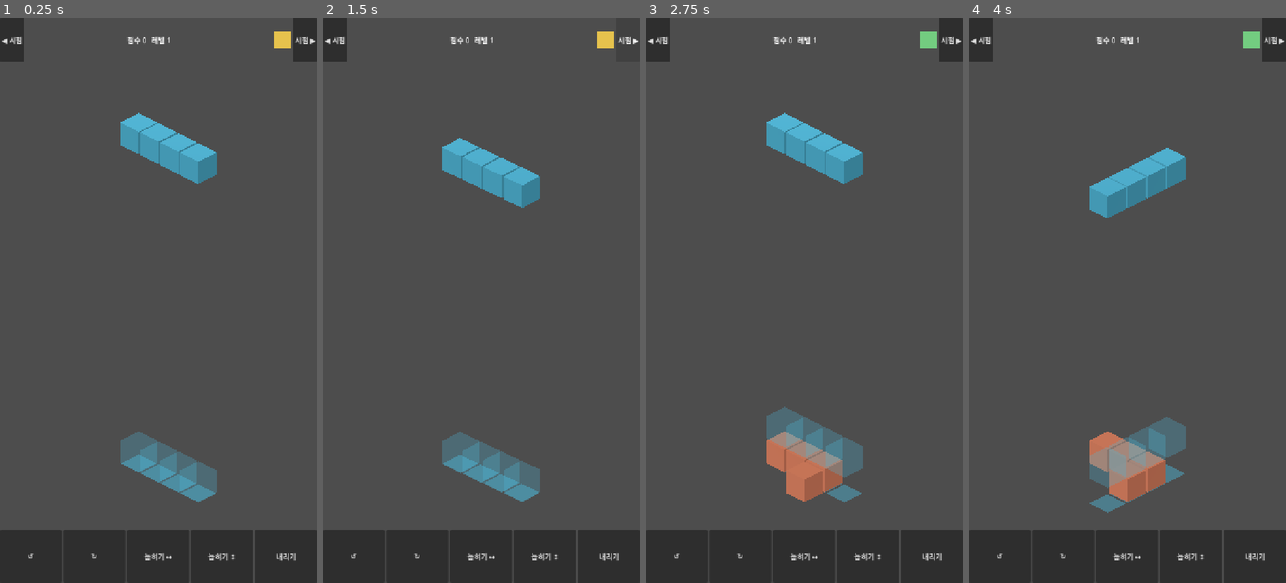
Above: before the commit, frames 1-4 (left to right).
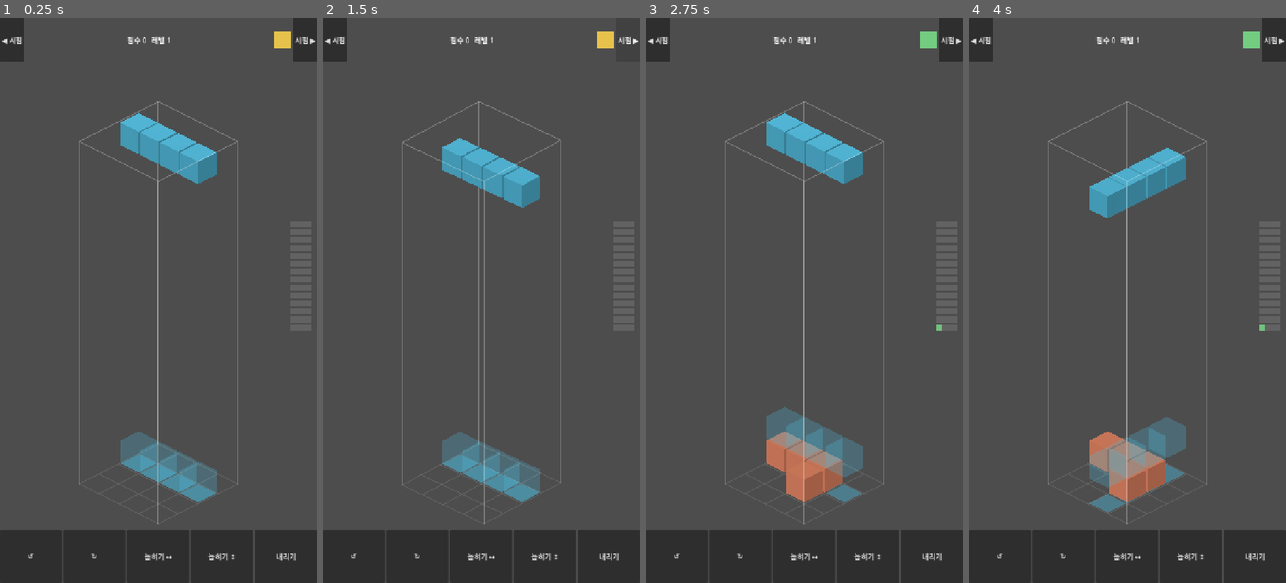
Above: after the commit, the same moments.

Repository: kjw5541a-hash/blockbox
Game: Godot game, scene res://scenes/main.tscn
Two runs of this game, one before a commit and one after it. Both use one fixed random seed, a clock stepped at 60 frames per second and the inputs below.
Inputs (mouse positions are in pixels of both pictures, inside the frame that each line leads up to):
- Up to frame 1 (0.25 s): no input
- Up to frame 2 (1.5 s): click "◀ 시점" at 0.5 s; click "시점 ▶" at 1.25 s
- Up to frame 3 (2.75 s): tap Enter at 2 s; move the mouse to (874, 272) at 2.02 s; hold Right from 2.03 s (still down); tap R at 2.1 s; click (874, 272) at 2.17 s; tap Space at 2.27 s
- Up to frame 4 (4 s): release Right at 2.75 s; click "↺" at 2.75 s; drag from (1064, 328) to (1111, 413) at 3.52 s

The runs differ from the first frame. In frame 1, 0.8% of the frame differs, in the area x 24-76%, y 14-90%; in frame 2, 1.0%; in frame 3, 0.8%; in frame 4, 0.8%.

Commit message:
feat: 층 게이지와 통 격자선 추가
층별 채움 정도를 보여주는 HUD 게이지(LayerGauge)와, 통의 모서리·바닥
4x4 격자를 그리는 와이어프레임(BoxFrame)을 추가해 공간 판단을 돕는다.

Diff:
--- a/scenes/hud.tscn
+++ b/scenes/hud.tscn
@@ -1,6 +1,7 @@
-[gd_scene load_steps=2 format=3]
+[gd_scene load_steps=3 format=3]
 
 [ext_resource type="Script" path="res://scripts/hud.gd" id="1"]
+[ext_resource type="Script" path="res://scripts/layer_gauge.gd" id="2"]
 
 [node name="HUD" type="CanvasLayer"]
 script = ExtResource("1")
@@ -64,6 +65,21 @@
 focus_mode = 0
 text = "내리기"
 
+[node name="LayerGauge" type="VBoxContainer" parent="."]
+anchors_preset = 6
+anchor_left = 1.0
+anchor_top = 0.5
+anchor_right = 1.0
+anchor_bottom = 0.5
+offset_left = -60.0
+offset_top = -180.0
+offset_right = -12.0
+offset_bottom = 180.0
+grow_horizontal = 0
+grow_vertical = 2
+mouse_filter = 2
+script = ExtResource("2")
+
 [node name="GameOver" type="Label" parent="."]
 visible = false
 anchor_left = 0.5
--- a/scenes/main.tscn
+++ b/scenes/main.tscn
@@ -7,6 +7,7 @@
 [ext_resource type="Script" path="res://scripts/camera_rig.gd" id="5"]
 [ext_resource type="Script" path="res://scripts/touch_input.gd" id="6"]
 [ext_resource type="PackedScene" path="res://scenes/hud.tscn" id="7"]
+[ext_resource type="Script" path="res://scripts/box_frame.gd" id="8"]
 
 [node name="Main" type="Node3D"]
 script = ExtResource("1")
@@ -36,3 +37,6 @@
 transform = Transform3D(0.86, -0.35, 0.37, 0, 0.72, 0.69, -0.5, -0.6, 0.63, 0, 20, 0)
 
 [node name="HUD" parent="." instance=ExtResource("7")]
+
+[node name="BoxFrame" type="Node3D" parent="."]
+script = ExtResource("8")
--- /dev/null
+++ b/scripts/box_frame.gd
@@ -0,0 +1,52 @@
+extends Node3D
+
+const LINE_COLOR := Color(1, 1, 1, 0.25)
+const FLOOR_COLOR := Color(1, 1, 1, 0.10)
+
+func _ready() -> void:
+	var mesh := ImmediateMesh.new()
+	var mat := StandardMaterial3D.new()
+	mat.shading_mode = BaseMaterial3D.SHADING_MODE_UNSHADED
+	mat.transparency = BaseMaterial3D.TRANSPARENCY_ALPHA
+	mat.vertex_color_use_as_albedo = true
+
+	var mi := MeshInstance3D.new()
+	mi.mesh = mesh
+	mi.material_override = mat
+	add_child(mi)
+
+	# 셀 중심이 정수 좌표이므로 통의 실제 경계는 -0.5 에서 크기-0.5 이다.
+	var x0 := -0.5
+	var x1 := float(Board.WIDTH) - 0.5
+	var z0 := -0.5
+	var z1 := float(Board.DEPTH) - 0.5
+	var y0 := -0.5
+	var y1 := float(Board.HEIGHT) - 0.5
+
+	mesh.surface_begin(Mesh.PRIMITIVE_LINES)
+
+	# 바닥 격자
+	for i in Board.WIDTH + 1:
+		var x := x0 + float(i)
+		_line(mesh, Vector3(x, y0, z0), Vector3(x, y0, z1), FLOOR_COLOR)
+	for i in Board.DEPTH + 1:
+		var z := z0 + float(i)
+		_line(mesh, Vector3(x0, y0, z), Vector3(x1, y0, z), FLOOR_COLOR)
+
+	# 수직 기둥 4개
+	for c in [Vector2(x0, z0), Vector2(x1, z0), Vector2(x0, z1), Vector2(x1, z1)]:
+		_line(mesh, Vector3(c.x, y0, c.y), Vector3(c.x, y1, c.y), LINE_COLOR)
+
+	# 천장 테두리
+	_line(mesh, Vector3(x0, y1, z0), Vector3(x1, y1, z0), LINE_COLOR)
+	_line(mesh, Vector3(x1, y1, z0), Vector3(x1, y1, z1), LINE_COLOR)
+	_line(mesh, Vector3(x1, y1, z1), Vector3(x0, y1, z1), LINE_COLOR)
+	_line(mesh, Vector3(x0, y1, z1), Vector3(x0, y1, z0), LINE_COLOR)
+
+	mesh.surface_end()
+
+func _line(mesh: ImmediateMesh, a: Vector3, b: Vector3, color: Color) -> void:
+	mesh.surface_set_color(color)
+	mesh.surface_add_vertex(a)
+	mesh.surface_set_color(color)
+	mesh.surface_add_vertex(b)
--- a/scripts/hud.gd
+++ b/scripts/hud.gd
@@ -20,6 +20,7 @@
 	game.game_over.connect(_on_game_over)
 	_refresh_score()
 	_refresh_next()
+	$LayerGauge.setup(game)
 
 # 다음 조각 미리보기. 3D 미니 뷰포트 대신 색 견본 하나로 보여준다.
 # 조각 종류는 색으로 구분되므로 이것으로 충분하다.
--- /dev/null
+++ b/scripts/layer_gauge.gd
@@ -0,0 +1,42 @@
+extends VBoxContainer
+
+const BAR_HEIGHT := 14
+const EMPTY_COLOR := Color(1, 1, 1, 0.12)
+const FILL_COLOR := Color(0.45, 0.80, 0.50, 0.9)
+const NEAR_COLOR := Color(0.95, 0.80, 0.35, 0.95)
+
+var game: Game = null
+
+var _bars: Array[ColorRect] = []
+
+func _ready() -> void:
+	# 위층이 위에 오도록 역순으로 만든다.
+	for _i in Board.HEIGHT:
+		var back := ColorRect.new()
+		back.color = EMPTY_COLOR
+		back.custom_minimum_size = Vector2(48, BAR_HEIGHT)
+		var fill := ColorRect.new()
+		fill.color = FILL_COLOR
+		# back 은 VBoxContainer 가 배치하지만 fill 은 컨테이너의 자식이 아니므로
+		# 크기를 직접 정할 수 있다.
+		fill.position = Vector2.ZERO
+		back.add_child(fill)
+		add_child(back)
+		_bars.append(fill)
+
+func setup(g: Game) -> void:
+	game = g
+	game.piece_locked.connect(refresh)
+	game.layers_cleared.connect(func(_n: int) -> void: refresh())
+	refresh()
+
+func refresh() -> void:
+	if game == null:
+		return
+	for i in Board.HEIGHT:
+		var y := Board.HEIGHT - 1 - i  # 화면 위쪽이 높은 층
+		var n := game.board.layer_fill_count(y)
+		var bar := _bars[i]
+		bar.size = Vector2(48.0 * float(n) / float(Board.LAYER_CELLS), BAR_HEIGHT)
+		# 한 칸만 남았으면 색을 바꿔 알려준다.
+		bar.color = NEAR_COLOR if n >= Board.LAYER_CLEAR_THRESHOLD - 1 else FILL_COLOR
--- /dev/null
+++ b/tests/test_layer_gauge.gd
@@ -0,0 +1,61 @@
+extends SceneTree
+
+# LayerGauge 는 board.layer_fill_count(y) 의 결과를 막대 너비/색으로 바꾼다.
+# 여기서는 그 산술이 맞는지, 그리고 범위 밖 y 로 호출해 assert 를 터뜨리지
+# 않는지를 확인한다 (씬이 뜨는지만 보는 건 부족한 테스트라 별도로 둔다).
+func _initialize() -> void:
+	await _test_bar_width_and_color_track_fill()
+	print("test_layer_gauge: OK")
+	quit()
+
+func _cells_for(n: int) -> Array[Vector3i]:
+	var out: Array[Vector3i] = []
+	var count := 0
+	for z in Board.DEPTH:
+		for x in Board.WIDTH:
+			if count >= n:
+				return out
+			out.append(Vector3i(x, 0, z))
+			count += 1
+	return out
+
+func _test_bar_width_and_color_track_fill() -> void:
+	var game := Game.new()
+	root.add_child(game)
+	game.start(11)
+
+	# class_name 이 없는 스크립트이므로 정적 타입을 주면 정적 분석이 VBoxContainer
+	# 기준으로 멤버를 찾다 실패한다. 타입 없이 받아 런타임에 동적으로 접근한다.
+	var gauge = load("res://scripts/layer_gauge.gd").new()
+	root.add_child(gauge)
+	# _ready() 는 트리에 들어간 뒤 다음 프레임에 불린다 — _bars 가 채워질 때까지 기다린다.
+	await process_frame
+
+	# 0층을 LAYER_CLEAR_THRESHOLD - 1 칸만 채운다: 아직 꽉 찬 게 아니다.
+	var near_full: Array[Vector3i] = _cells_for(Board.LAYER_CLEAR_THRESHOLD - 1)
+	game.board.lock(near_full, 1)
+	gauge.setup(game)  # setup 이 refresh 를 한 번 부른다
+
+	var bar_index := Board.HEIGHT - 1  # y=0 은 역순 배치라 배열 맨 끝
+	var bar: ColorRect = gauge._bars[bar_index]
+	var full_width := 48.0
+	var expect_near := full_width * float(Board.LAYER_CLEAR_THRESHOLD - 1) / float(Board.LAYER_CELLS)
+	assert(is_equal_approx(bar.size.x, expect_near),
+		"막대 너비가 채움 비율과 어긋난다: %f, 기대 %f" % [bar.size.x, expect_near])
+	assert(bar.size.x < full_width - 0.01, "LAYER_CLEAR_THRESHOLD-1 칸이면 아직 꽉 찬 게 아니다")
+	assert(bar.color == gauge.NEAR_COLOR, "한 칸 남으면 경고색이어야 한다")
+
+	# 마지막 한 칸을 채워 완전히 꽉 채운다.
+	game.board.lock([Vector3i(3, 0, 3)] as Array[Vector3i], 1)
+	gauge.refresh()
+	assert(is_equal_approx(bar.size.x, full_width),
+		"꽉 찬 층은 막대가 끝까지 차야 한다: %f" % bar.size.x)
+	assert(bar.color == gauge.NEAR_COLOR, "꽉 찬 층도 경고색 그대로여야 한다")
+
+	# 다른 모든 층(y=1..HEIGHT-1)은 비어 있으니 폭이 0이어야 하고, HEIGHT 개
+	# 층 전부를 refresh 가 범위 밖 y 없이 훑고 지나갔다는 뜻이다.
+	for i in Board.HEIGHT - 1:
+		var empty_bar: ColorRect = gauge._bars[i]
+		assert(is_equal_approx(empty_bar.size.x, 0.0),
+			"빈 층의 막대는 폭이 0이어야 한다: 인덱스 %d, 폭 %f" % [i, empty_bar.size.x])
+		assert(empty_bar.color == gauge.FILL_COLOR, "빈 층은 경고색이 아니어야 한다")
Not shown: 1 places in scenes/main.tscn that only renumber resources
Not shown, added: scripts/box_frame.gd.uid
Not shown, added: scripts/layer_gauge.gd.uid
Not shown, added: tests/test_layer_gauge.gd.uid
